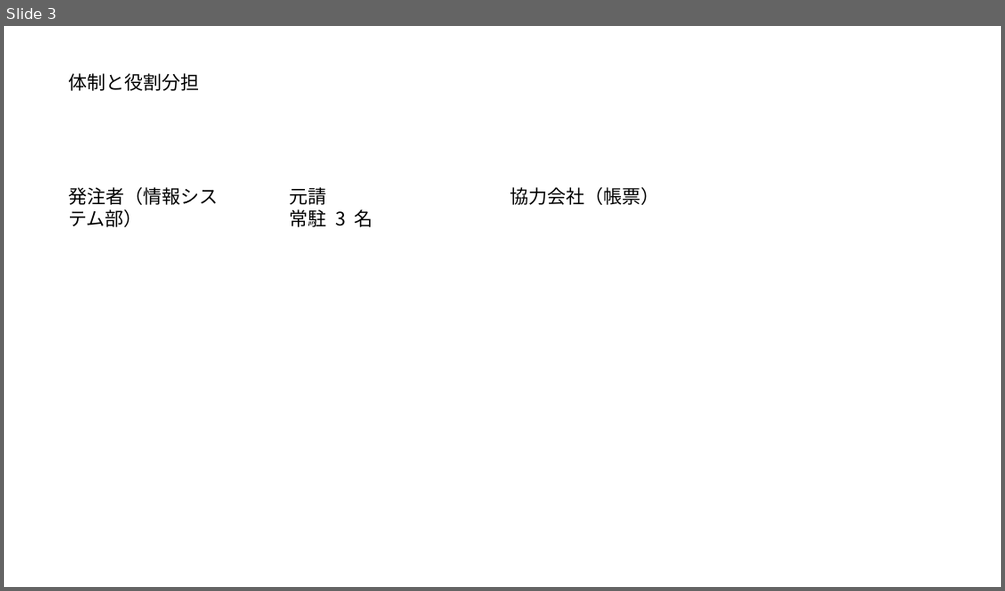
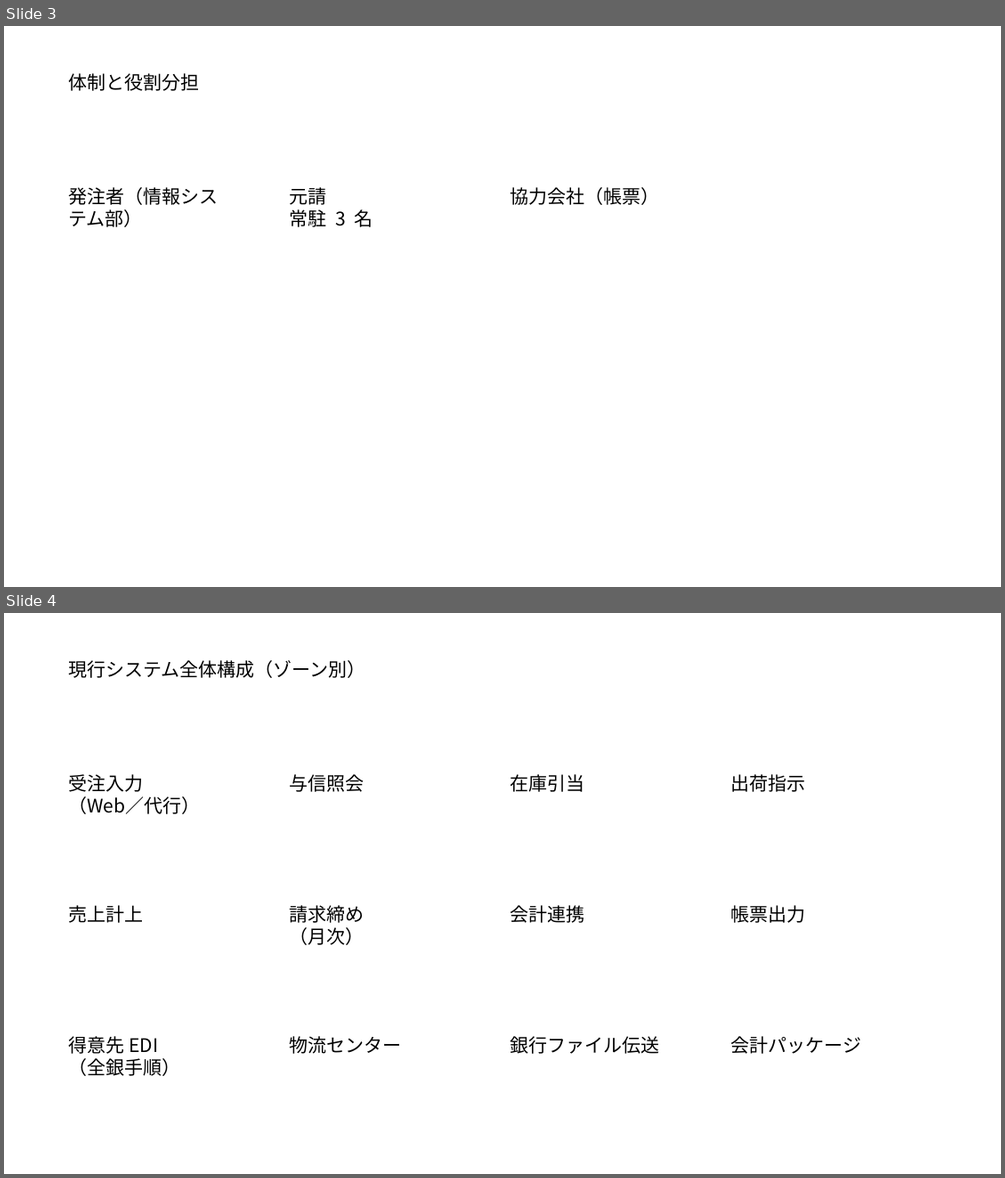
Before and after one commit to livingforge/ai-ready-pipeline4, a slide deck: examples/from-documents/資料/方式提案.pptx. Shown one above the other, each under a label of ours: slide 3 before the commit, slides 3 and 4 after it. The pictures are 1005x591 and 1005x1178 pixels, drawn with LibreOffice and Linux fonts; fonts in the diff are those of the drawing. Boxes give left, top, right and bottom in pixels: in the first picture for what was removed or moved away, otherwise in the second. Text is boxed around its words. In the diff, an @@ line names an element or a change of style, - is before the commit and + after.

```diff
--- a/examples/from-documents/資料/方式提案.pptx
+++ b/examples/from-documents/資料/方式提案.pptx
@@ slide 4 added at [4,613,1001,1174], background #FFFFFF @@
@@ title added at [69,660,366,678], 18 pt, text #000000 @@
+現行システム全体構成（ゾーン別）
@@ group added at [69,774,806,814]: 4 texts @@
+受注入力
+（Web／代行）
+与信照会
+在庫引当
+出荷指示
@@ group added at [69,905,806,945]: 4 texts @@
+売上計上
+請求締め
+（月次）
+会計連携
+帳票出力
@@ group added at [69,1036,862,1076]: 4 texts @@
+得意先 EDI
+（全銀手順）
+物流センター
+銀行ファイル伝送
+会計パッケージ
```
Also in this commit, not shown: 4 other slides added, 32 other files.
